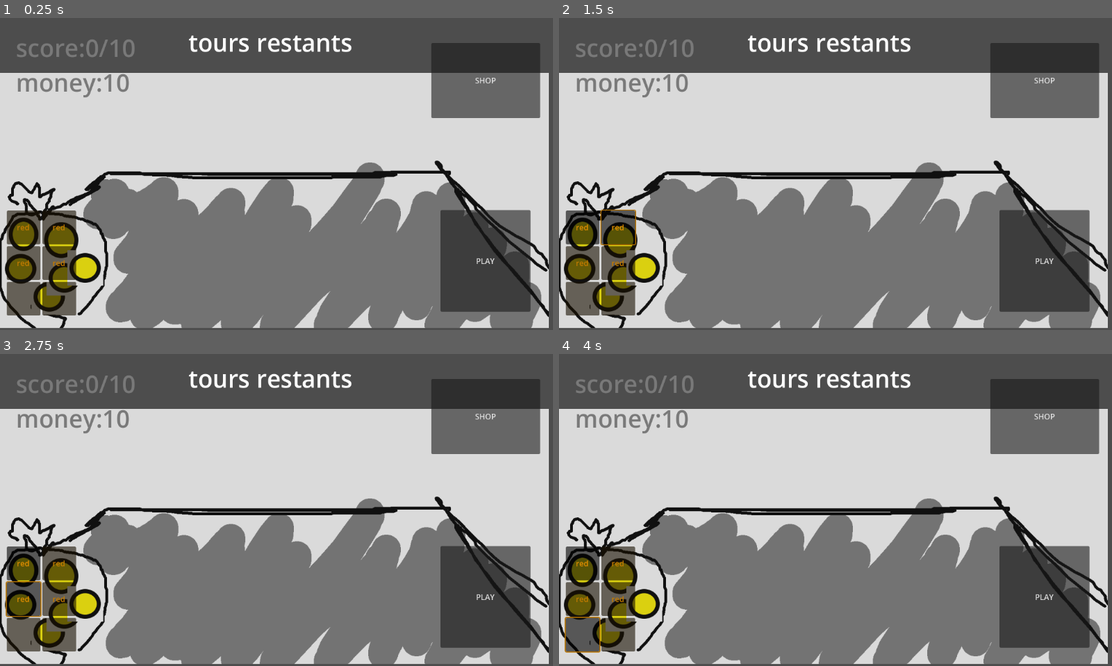
Above: before the commit, frames 1-4 (two rows, left to right).
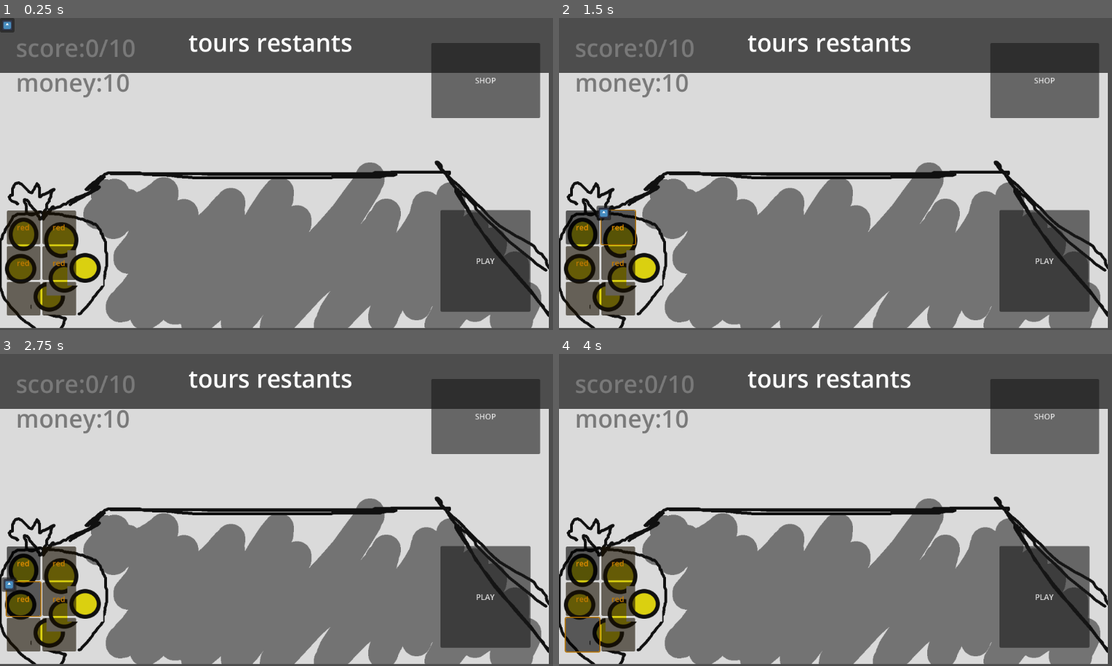
Above: after the commit, the same moments.

Repository: iceknith/ArcadiaJam-3-les3mousquetaires
Game: Godot game, scene res://src/GameScenes/main_game.tscn
Two runs of this game, one before a commit and one after it. Both use one fixed random seed, a clock stepped at 60 frames per second and the inputs below. The engine's default icon, where the game draws it, is replaced by a stand-in: a white triangle on a blue panel in a dark square.
Inputs (mouse positions are in pixels of both pictures, inside the frame that each line leads up to):
- Up to frame 1 (0.25 s): no input
- Up to frame 2 (1.5 s): click "red" at 0.5 s; click "red" at 1.25 s
- Up to frame 3 (2.75 s): click "red" at 2 s
- Up to frame 4 (4 s): click "red" at 2.75 s; click (581, 634) at 3.5 s

The runs differ from the first frame. In frame 1, 0.1% of the frame differs, in the area x 0-3%, y 0-5%; in frame 2, less than 0.1%; in frame 3, 0.1%; in frame 4, nothing differs.

Commit message:
implementation inventory management

Diff:
--- a/src/GameScenes/GameManager.gd
+++ b/src/GameScenes/GameManager.gd
@@ -46,3 +46,6 @@
 	$Shop.visible = false
 	$TableNormale.visible = true
 	$TableTopdown.visible = false
+
+	$TableNormale/delete_popup.hide()
+	$TableNormale.update_pieces()
--- a/src/GameScenes/table_normale.gd
+++ b/src/GameScenes/table_normale.gd
@@ -34,7 +34,64 @@
 
 func _on_coin_1_toggled(toggled_on):
 	var selected_piece = 1
+	if PlayerVars.pieces[selected_piece-1] != "":
+		$delete_coin.show()
+		$delete_coin.global_position = $GridContainer/coin1.global_position + Vector2(-10,-10)
+	else:
+		$delete_coin.hide()
 
 
 func _on_coin_2_toggled(toggled_on):
-	var selected_piece = 2
+	selected_piece = 2
+	if PlayerVars.pieces[selected_piece-1] != "":
+		$delete_coin.show()
+		$delete_coin.global_position = $GridContainer/coin2.global_position + Vector2(-10,-10)
+	else:
+		$delete_coin.hide()
+
+func _on_coin_3_toggled(toggled_on):
+	selected_piece = 3
+	if PlayerVars.pieces[selected_piece-1] != "":
+		$delete_coin.show()
+		$delete_coin.global_position = $GridContainer/coin3.global_position + Vector2(-10,-10)
+	else:
+		$delete_coin.hide()
+
+
+func _on_coin_4_toggled(toggled_on):
+	selected_piece = 4
+	if PlayerVars.pieces[selected_piece-1] != "":
+		$delete_coin.show()
+		$delete_coin.global_position = $GridContainer/coin4.global_position + Vector2(-10,-10)
+	else:
+		$delete_coin.hide()
+
+func _on_coin_5_toggled(toggled_on):
+	selected_piece = 5
+	if PlayerVars.pieces[selected_piece-1] != "":
+		$delete_coin.show()
+		$delete_coin.global_position = $GridContainer/coin5.global_position + Vector2(-10,-10)
+	else:
+		$delete_coin.hide()
+
+
+func _on_coin_6_toggled(toggled_on):
+	selected_piece = 6
+	if PlayerVars.pieces[selected_piece-1] != "":
+		$delete_coin.show()
+		$delete_coin.global_position = $GridContainer/coin6.global_position + Vector2(-10,-10)
+	else:
+		$delete_coin.hide()
+
+func _on_delete_coin_pressed():
+	$delete_popup.show()
+
+func _on_confirm_pressed():
+	PlayerVars.pieces[selected_piece-1] = ""
+	update_pieces()
+	$delete_popup.hide()
+	$delete_coin.hide()
+
+
+func _on_cancel_pressed():
+	$delete_popup.hide()
--- a/src/GameScenes/table_normale.tscn
+++ b/src/GameScenes/table_normale.tscn
@@ -1,7 +1,8 @@
-[gd_scene load_steps=5 format=3 uid="uid://uci32s7kdqss"]
+[gd_scene load_steps=6 format=3 uid="uid://uci32s7kdqss"]
 
 [ext_resource type="Script" uid="uid://cthx56qbk22j8" path="res://src/GameScenes/table_normale.gd" id="1_1dxgy"]
 [ext_resource type="Texture2D" uid="uid://f1kbhod5adfv" path="res://src/debugSprites/table_scene.png" id="1_e35ac"]
+[ext_resource type="Texture2D" uid="uid://djvebnathbm2r" path="res://icon.svg" id="3_k0q6d"]
 
 [sub_resource type="ButtonGroup" id="ButtonGroup_1dxgy"]
 
@@ -104,7 +105,53 @@
 toggle_mode = true
 button_group = SubResource("ButtonGroup_k0q6d")
 
+[node name="delete_coin" type="Button" parent="."]
+layout_mode = 0
+offset_right = 30.0
+offset_bottom = 30.0
+icon = ExtResource("3_k0q6d")
+expand_icon = true
+
+[node name="delete_popup" type="Control" parent="."]
+visible = false
+anchors_preset = 0
+offset_left = 466.0
+offset_top = 284.0
+offset_right = 536.0
+offset_bottom = 354.0
+
+[node name="Label" type="Label" parent="delete_popup"]
+layout_mode = 0
+offset_right = 110.0
+offset_bottom = 23.0
+size_flags_horizontal = 4
+text = "Are you sure ?"
+
+[node name="confirm" type="Button" parent="delete_popup"]
+layout_mode = 0
+offset_left = 8.0
+offset_top = 30.0
+offset_right = 45.0
+offset_bottom = 61.0
+text = "YES
+"
+
+[node name="cancel" type="Button" parent="delete_popup"]
+layout_mode = 0
+offset_left = 64.0
+offset_top = 30.0
+offset_right = 101.0
+offset_bottom = 61.0
+text = "NO"
+
 [connection signal="pressed" from="play_button" to="." method="_on_play_button_pressed"]
 [connection signal="pressed" from="shop_button" to="." method="_on_shop_button_pressed"]
 [connection signal="toggled" from="GridContainer/coin1" to="." method="_on_coin_1_toggled"]
 [connection signal="toggled" from="GridContainer/coin2" to="." method="_on_coin_2_toggled"]
+[connection signal="toggled" from="GridContainer/coin3" to="." method="_on_coin_3_toggled"]
+[connection signal="toggled" from="GridContainer/coin4" to="." method="_on_coin_4_toggled"]
+[connection signal="toggled" from="GridContainer/coin5" to="." method="_on_coin_5_toggled"]
+[connection signal="toggled" from="GridContainer/coin6" to="." method="_on_coin_6_toggled"]
+[connection signal="pressed" from="delete_coin" to="." method="_on_delete_coin_pressed"]
+[connection signal="pressed" from="delete_popup/confirm" to="." method="_on_confirm_pressed"]
+[connection signal="pressed" from="delete_popup/cancel" to="." method="_on_cancel_pressed"]
